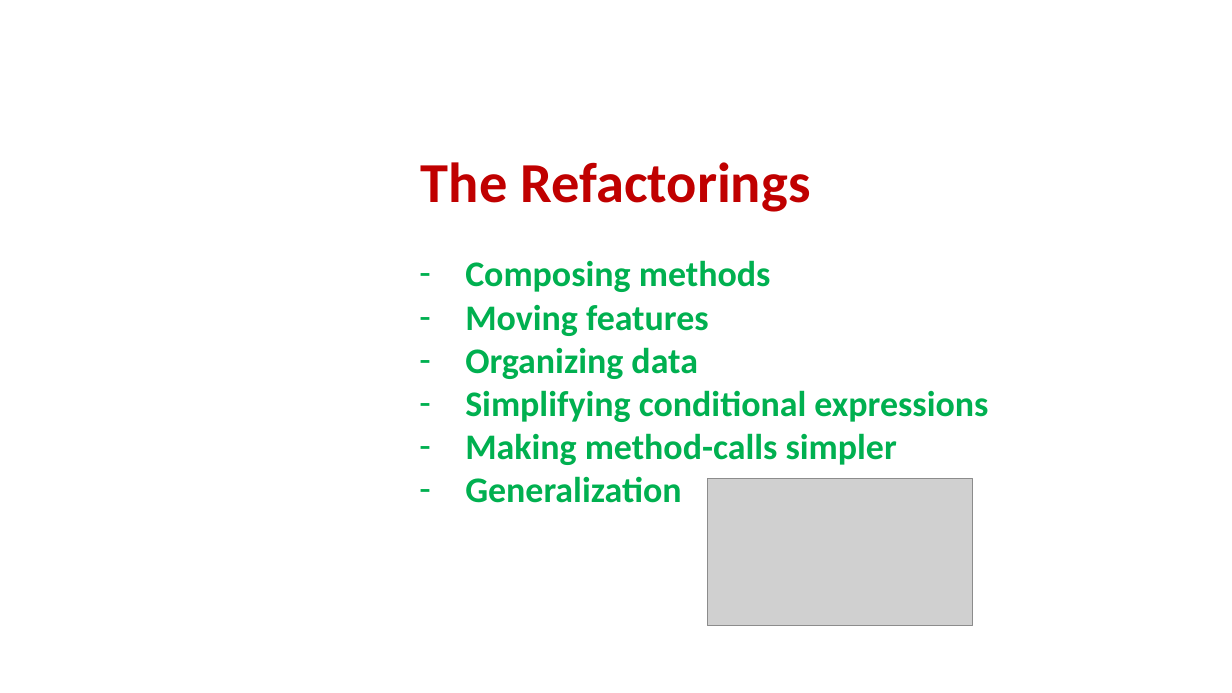
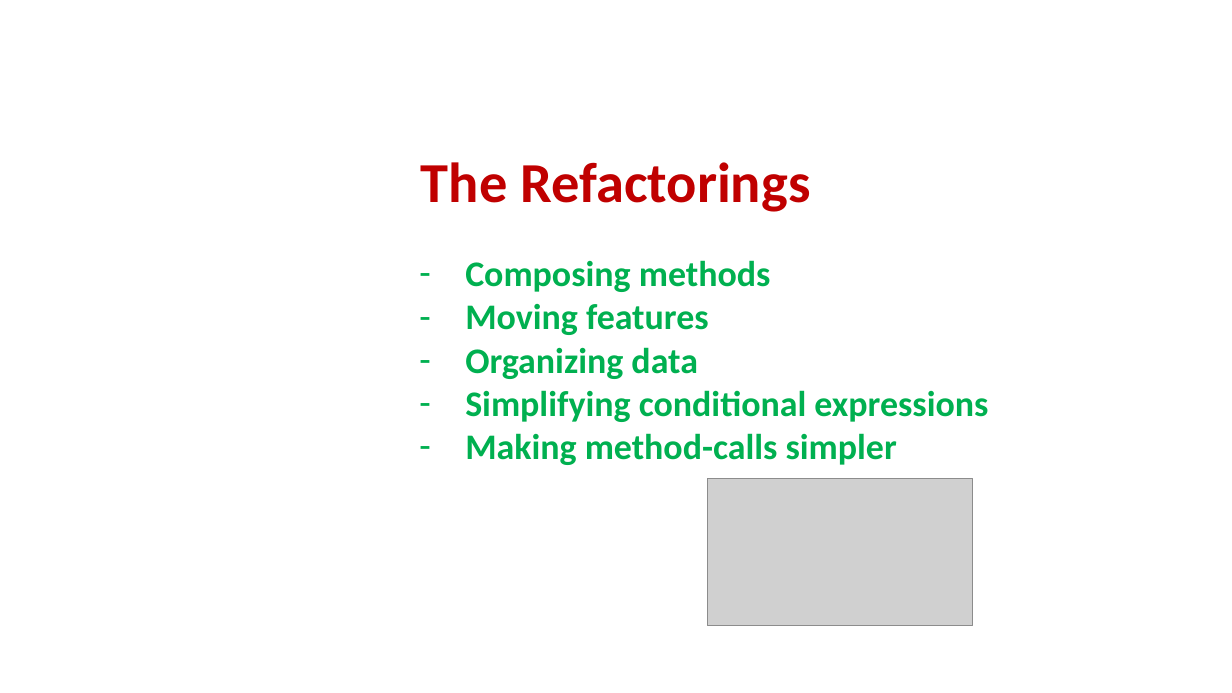
Before and after one commit to stevenschwenke/SoftwareEngineeringCourse, a slide deck: slide 10 of 06_refactoring/refactoring_slides.pptx. Drawn at 1232x693 pixels with LibreOffice and Linux fonts; fonts in the diff are those of the drawing; grey boxes stand for pictures. Boxes give left, top, right and bottom in pixels: in the first picture for what was removed or moved away, otherwise in the second. Text is boxed around its words. In the diff, an @@ line names an element or a change of style, - is before the commit and + after.

```diff
--- a/06_refactoring/refactoring_slides.pptx
+++ b/06_refactoring/refactoring_slides.pptx
@@ text at box(465, 476, 681, 503): paragraph removed @@
-– Generalization
```
Also in this commit, not shown: 2 other slides changed, 33 slides added.
